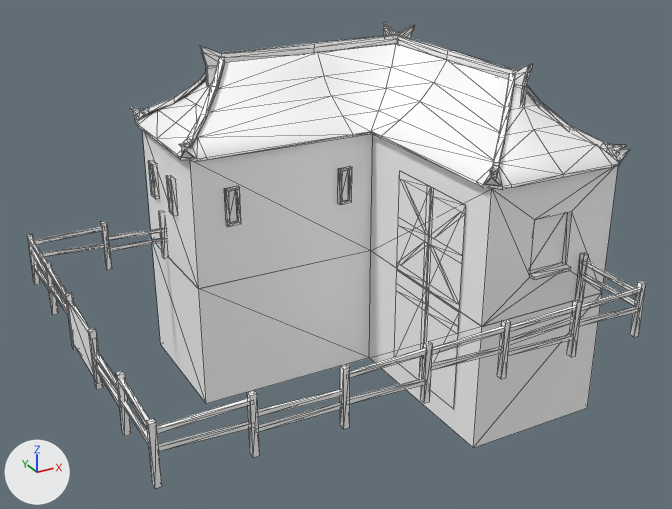
What one commit did to the COLLADA model art/meshes/structural/chin_corral.dae.
One viewpoint serves both versions: a 50 mm camera at (-0.409, -0.732, 0.389) aimed at (-0.022, -0.03, 0.038). Lighting does not change. The marker at lower left points along +X, +Y and +Z. Mesh edges are drawn as thin lines. Where no turn or scale is listed for an object, it has been applied to the vertices. Vertices at the same position are counted once.

Objects in the first picture: 'House'.
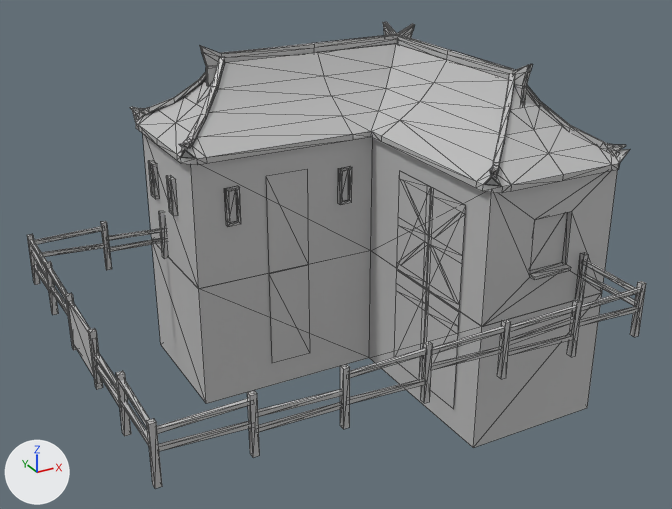
The newer file is also turned or shifted as a whole; pictures and numbers use the older file's frame.

Patch to the scene script:
```diff
--- a/art/meshes/structural/chin_corral.dae.py
+++ b/art/meshes/structural/chin_corral.dae.py
@@ mat_material_001_001 @@
+mat_material_001_001 = principled_material('Material_001_001')
+mat_material_001_001.base_color = (0.512, 0.512, 0.512)  # grey #bebebe
+mat_material_001_001.roughness = 0.44
@@ me_mesh_003 @@
 # used by ob_house; location = (0.0, 0.0, 0.0965)
-me_mesh_003.from_pydata(...)  # 1139 vertices, 1543 faces; spans x -0.27..0.205, y -0.23..0.187, z -0.227..0.119
+me_mesh_003.from_pydata(...)  # 1140 vertices, 1531 faces; spans x -0.27..0.205, y -0.23..0.187, z -0.227..0.119
+# me_mesh_003 part 1
+# 26 vertices are removed from x -0.142..0.205, y -0.16..0.186, z 0.032..0.035
+# 156 faces are deleted
+# 8 vertices move from x -0.142..0.205, y -0.16..0.186, z 0.032 to x -0.131..0.205, y -0.16..0.186, z 0.029
+# 8 vertices are added at x -0.061..-0.016, y 0.038, z -0.2..0.005
+# 19 new vertices lie (0.0, 0.0, -0.006) away from vertices in x -0.142..0.205, y -0.16..0.186, z 0.035
+# 144 new faces join them
+# me_mesh_003 part 2: 1387 faces spanning x -0.27..0.205, y -0.23..0.187, z -0.227..0.119 switch from mat_material_001 (white #ffffff) to mat_material_001_001 (grey #bebebe)
```

Pixel boxes [x1, y1, x2, y2] of what changed, in the pictures (672 x 509 px; the box of a moved part takes in the faces that stretch with it):
part 1 of me_mesh_003, moved or reshaped: before [136, 52, 619, 190]; after [136, 52, 619, 363]
part 2 of me_mesh_003, recoloured: [27, 22, 646, 489] in both
